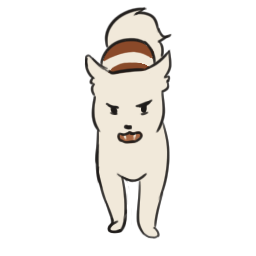
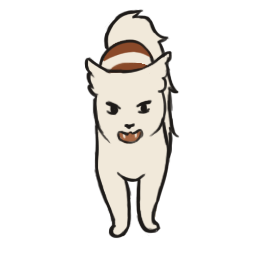
The second (256, 256) image is a revision of the first. Changes to its layers:
painted on "Layer 15" (1st of 2, in "Cat Lines") over [84, 11, 174, 239]
painted on "Layer 14" (1st of 2, in "Cat Lines") over [84, 6, 173, 239]
painted on "Layer 13" (1st of 5, in "Cat Lines") over [85, 9, 180, 238]
painted on "Layer 20" (1st of 2, in "Cat Lines") over [84, 9, 180, 239]
